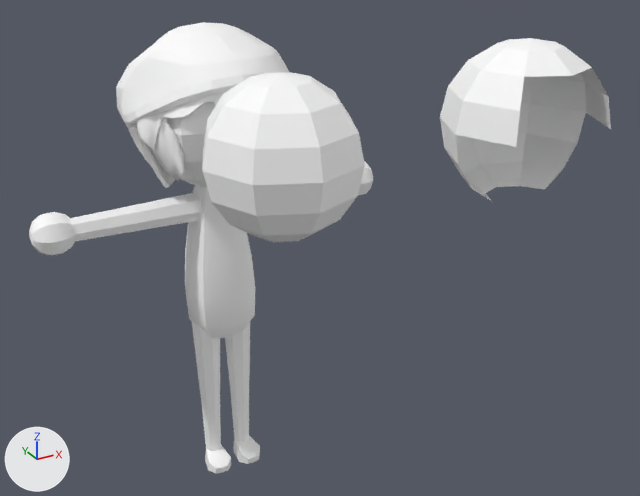
Before and after pictures for a commit that changed the FBX model Models/hockeyPlayer/hockeyPlayer.fbx.
Before and after are seen from a camera (50 mm lens) standing at (-0.0456, -0.1114, 0.0886) and looking at (0.0108, -0.0088, 0.0373). The lights are fixed; the arrows at lower left show +X, +Y and +Z. Where no turn or scale is listed for an object, it has been applied to the vertices. Vertices at the same position are counted once.

Script lines for the objects in view, before the commit:
```python
ob_bandana = bpy.data.objects.new('Bandana', me_mesh_013)
ob_bandana.location = (-0.0015, 0.0002, 0.0056)
ob_bandana.rotation_euler = (1.571, 0.0, 0.0)  # degrees (90, 0, 0)
ob_bandana.scale = (0.0124, 0.0118, 0.0124)
ob_modelhair1 = bpy.data.objects.new('ModelHair1', me_mesh_014)
ob_modelhair1.location = (-0.0014, -0.0015, 0.0172)
ob_scalp = bpy.data.objects.new('scalp', me_mesh_012)
ob_scalp.location = (0.0324, -0.0248, 0.0148)
ob_sm_arml2 = bpy.data.objects.new('SM_ArmL2', me_mesh_002)
ob_sm_arml2.location = (-0.008, 0.0, 0.0435)
ob_sm_armr2 = bpy.data.objects.new('SM_ArmR2', me_mesh_001)
ob_sm_armr2.location = (-0.0067, 0.0, 0.0435)
ob_sm_body_tall = bpy.data.objects.new('SM_Body_Tall', me_mesh)
ob_sm_body_tall.location = (0.0486, 0.0, 0.0)
ob_sm_head2 = bpy.data.objects.new('SM_Head2', me_mesh_003)
ob_sm_head2.location = (-0.0014, 0.0, 0.0142)
ob_sm_legr2 = bpy.data.objects.new('SM_LegR2', me_mesh_005)
ob_sm_legr2.location = (-0.0039, 0.0, 0.0)
ob_testhead = bpy.data.objects.new('TestHead', me_mesh_007)
ob_testhead.location = (-0.0013, -0.0215, 0.014)
# also in view: 'SM_LegL2' at (0.0011, -0.0009, 0.0135)
```
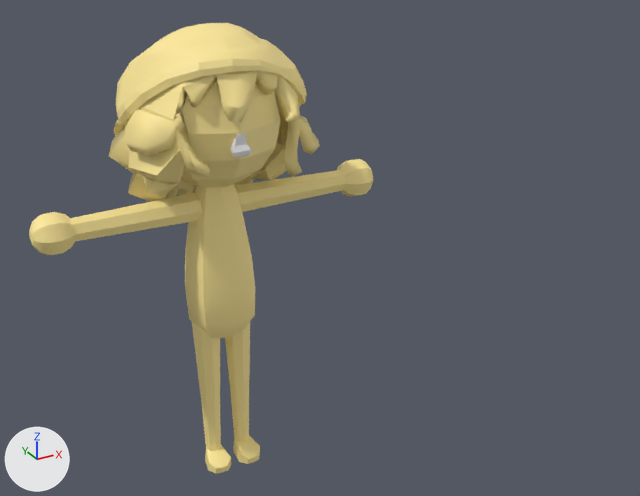
Commit message: Add files via upload
Updated hockey player

Location of each change, (x1, y1, x2, y2) in pixels of the pictures (640 x 496 px):
'TestHead', deleted
    before: (202, 72, 365, 242)
'scalp', deleted
    before: (440, 38, 611, 200)
'HockeyHair', added (yellow)
    after: (109, 71, 320, 202)
'Bandana', recoloured, reshaped, moved, rescaled (white to yellow)
    before: (116, 22, 289, 167)
    after: (113, 23, 307, 136)
'SM_Body_Tall', recoloured (white to yellow)
    both: (185, 184, 255, 338)
'SM_Head2', recoloured (white to yellow)
    both: (148, 82, 281, 188)
'SM_ArmR2', recoloured (white to yellow)
    both: (29, 193, 202, 255)
'SM_ArmL2', recoloured (white to yellow)
    both: (235, 159, 373, 212)
'SM_LegR2', recoloured (white to yellow)
    both: (192, 322, 232, 473)
'ModelHair1', deleted
    before: (136, 92, 225, 188)
'SM_LegL2', recoloured (white to yellow)
    both: (225, 322, 260, 464)

Patch to the scene script:
```diff
--- a/Models/hockeyPlayer/hockeyPlayer.fbx.py
+++ b/Models/hockeyPlayer/hockeyPlayer.fbx.py
@@ mat_standardsurface1 @@
 mat_standardsurface1 = principled_material('standardSurface1')
-mat_standardsurface1.base_color = (1.0, 1.0, 1.0)  # white #ffffff
+mat_standardsurface1.base_color = (1.0, 0.818, 0.321)  # yellow #ffe99a
 mat_standardsurface1.roughness = 0.553
@@ me_mesh_013 @@
 # used by ob_bandana; location = (-0.0015, 0.0002, 0.0056); rotation_euler = (1.571, 0.0, 0.0), in degrees (90, 0, 0); scale = (0.0124, 0.0118, 0.0124)
-me_mesh_013.from_pydata(...)  # 382 vertices, 380 faces; spans x -0.95..0.99, y 3.68..5.38, z -0.98..0.87
+me_mesh_013.from_pydata(...)  # 382 vertices, 380 faces; spans x -1.02..1.05, y 3.69..5.45, z -1.05..0.76
+# me_mesh_013 part 1: 382 of 382 vertices moved; they spanned x -0.95..0.99, y 3.68..5.38, z -0.98..0.87 and now span x -1.02..1.05, y 3.69..5.45, z -1.05..0.76; mean shift (-0.04, 0.1, -0.05); largest move (-0.72, 3.85, -0.17) -> (-0.91, 3.98, -0.64)
 me_mesh_013.materials.append(mat_standardsurface1)
@@ me_mesh_013_1 @@
+me_mesh_013_1.from_pydata(...)  # 316 vertices, 323 faces; spans x -0.0145..0.0136, y -0.0109..0.0159, z 0.0293..0.0553
+me_mesh_013_1.materials.append(mat_standardsurface1)  # yellow #ffe99a
@@ ob_bandana @@
 ob_bandana = bpy.data.objects.new('Bandana', me_mesh_013)
-ob_bandana.location = (-0.0015, 0.0002, 0.0056)
+ob_bandana.location = (-0.0006, 0.0005, 0.0029)
 ob_bandana.rotation_euler = (1.571, 0.0, 0.0)  # degrees (90, 0, 0)
-ob_bandana.scale = (0.0124, 0.0118, 0.0124)
+ob_bandana.scale = (0.0127, 0.0121, 0.0127)
@@ ob_testhead @@
-ob_testhead = bpy.data.objects.new('TestHead', me_mesh_007)
-ob_testhead.location = (-0.0013, -0.0215, 0.014)
@@ ob_scalp @@
-ob_scalp = bpy.data.objects.new('scalp', me_mesh_012)
-ob_scalp.location = (0.0324, -0.0248, 0.0148)
@@ ob_modelhair1 @@
-ob_modelhair1 = bpy.data.objects.new('ModelHair1', me_mesh_014)
-ob_modelhair1.location = (-0.0014, -0.0015, 0.0172)
@@ ob_hockeyhair @@
+ob_hockeyhair = bpy.data.objects.new('HockeyHair', me_mesh_013_1)
+ob_hockeyhair.location = (-0.001, -0.0007, 0.0121)
```
